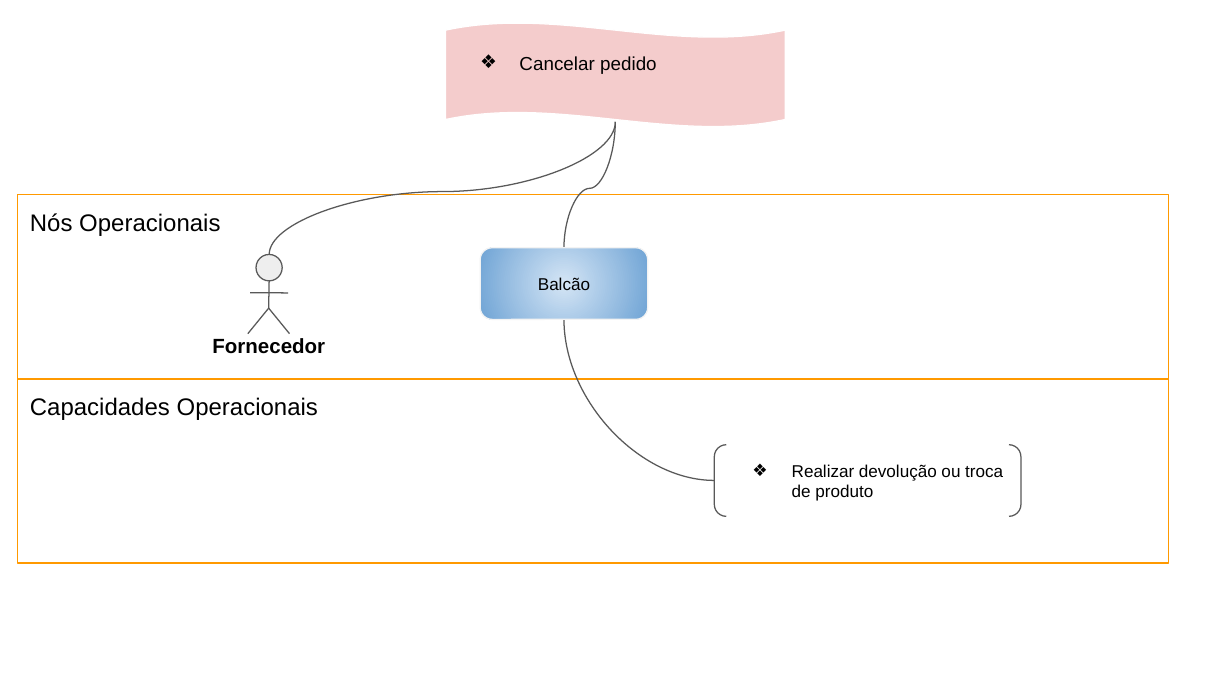
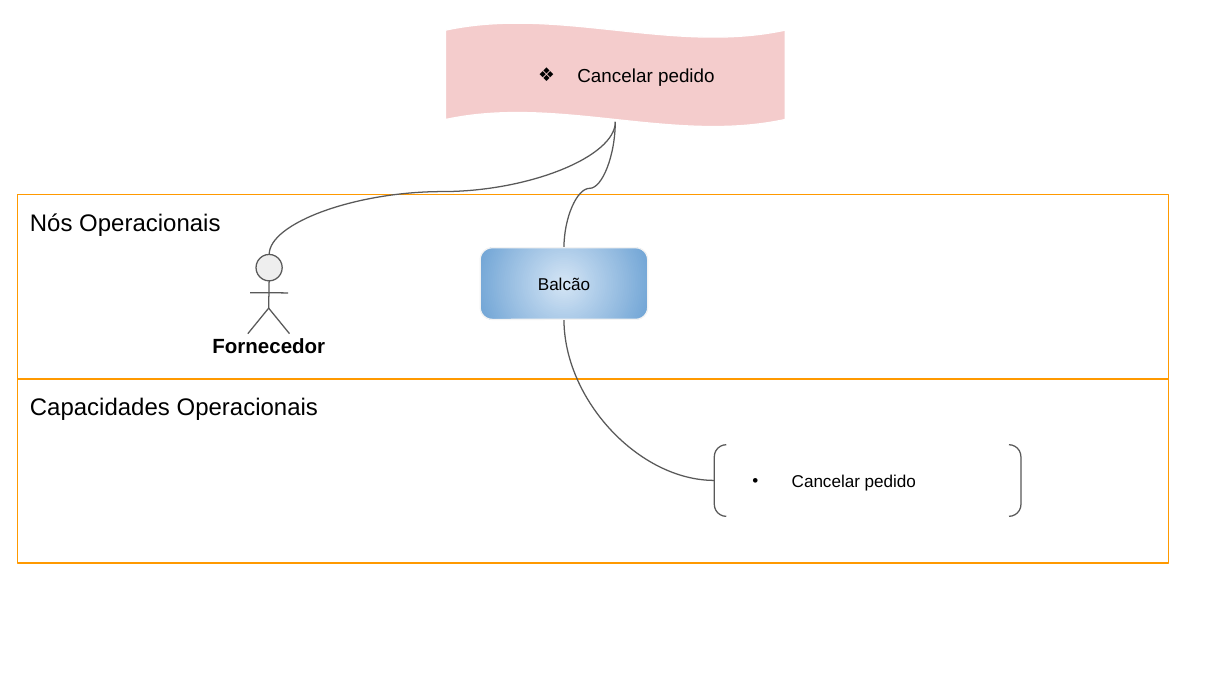
Before and after one commit to caevs/Tcc, a slide deck: slide 8 of 15. Arquitetura de Negócio para cada Cenário.pptx (slide 7 before the commit). Drawn at 1232x693 pixels with LibreOffice and Linux fonts; fonts in the diff are those of the drawing. Boxes give left, top, right and bottom in pixels: in the first picture for what was removed or moved away, otherwise in the second. Text is boxed around its words. In the diff, an @@ line names an element or a change of style, - is before the commit and + after.

```diff
--- a/15. Arquitetura de Negócio para cada Cenário.pptx
+++ b/15. Arquitetura de Negócio para cada Cenário.pptx
@@ wave "Cancelar pedido" at [446, 23, 786, 127]: alignment left to centre @@
@@ text in bracket pair at [792, 474, 916, 491]: text changed @@
-❖ Realizar devolução ou troca de produto
+• Cancelar pedido
```
Also in this commit, not shown: 6 other slides changed, 1 slide added.
